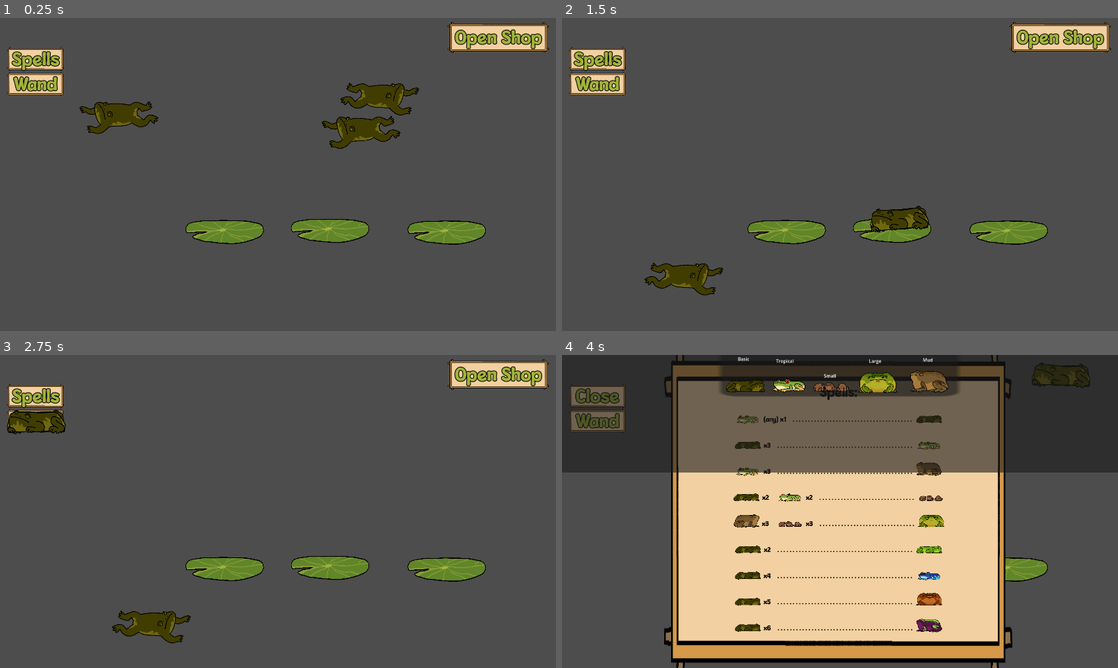
Above: before the commit, frames 1-4 (two rows, left to right).
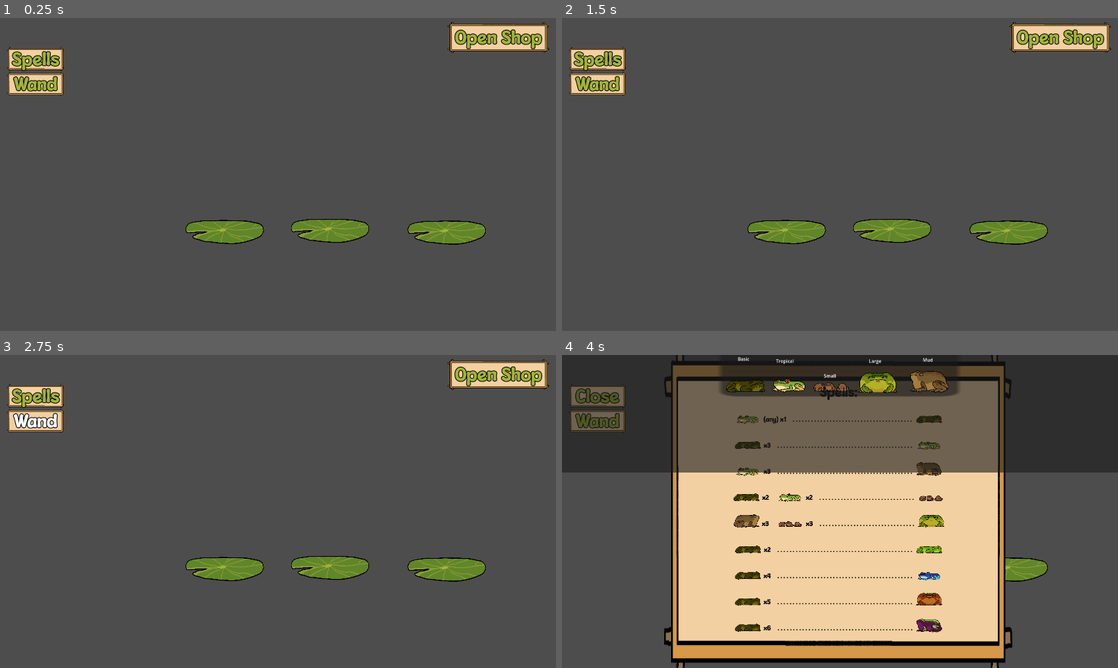
Above: after the commit, the same moments.

Repository: NotTom31/FroggeeToadems
Game: Godot game, scene res://Scenes/Levels/Test/Main-Scene-Tom.tscn
Same seed, same stepped clock (60 frames per second), same inputs: the game is played once before the commit and once after it. This scene is started directly instead of the project's main scene.
Inputs (mouse positions are in pixels of both pictures, inside the frame that each line leads up to):
- Up to frame 1 (0.25 s): no input
- Up to frame 2 (1.5 s): drag from (923, 165) to (845, 93) at 0.52 s; drag from (923, 284) to (845, 93) at 1.27 s
- Up to frame 3 (2.75 s): click "Wand" at 2 s
- Up to frame 4 (4 s): click "Spells" at 2.75 s; click "Open Shop" at 3.5 s

The runs differ from the first frame. In frame 1, 2.5% of the frame differs, in the area x 14-76%, y 20-42%; in frame 2, 1.5%; in frame 3, 1.5%; in frame 4, 0.6%.
Error before the commit: Invalid call. Nonexistent function 'set_wand_cursor' in base 'Window'. (res://Code/Managers/LevelManager.gd:267)
Error after the commit: Invalid call. Nonexistent function 'set_wand_cursor' in base 'Window'. (res://Code/Managers/LevelManager.gd:299)

Commit message:
Starter frog customization by level added to level manager

Diff:
--- a/Code/FrogLogic/frog_spawner.gd
+++ b/Code/FrogLogic/frog_spawner.gd
@@ -3,15 +3,22 @@
 
 @export var frog_scenes : Array[PackedScene]
 @export var lillypad_parent : Node2D
-@export var starting_frog_count : int
+@export var starting_frog_count = []
 var frog_parents : Array[Node2D]
 signal spawned_frog(frog : BasicFrog)
 
 # Called when the node enters the scene tree for the first time.
 func _ready() -> void:
 	frog_parents = [$BasicFrogs, $TropicalFrogs, $SmallFrogs, $FatFrogs, $MudFrogs, $BrightFrogs, $DartFrogs, $OrangeFrogs, $PurpleFrogs]
-	for i in starting_frog_count:
-		spawn_frog_random_loc(MagicManager.FrogType.BASIC)
+	# set starter frogs
+	starting_frog_count = []
+	if get_tree().root.get_child(0) is Main:
+		# at this point in instantiation only main.gd knows level num
+		var level = get_tree().root.get_child(0).level_num
+		# level manager stores starting frogs per level
+		starting_frog_count = get_tree().root.get_child(0).get_node("LevelManager").set_starter_frogs(level)
+		for i in starting_frog_count:
+			spawn_frog_random_loc(i)
 
 # Called every frame. 'delta' is the elapsed time since the previous frame.
 func _process(delta: float) -> void:
--- a/Code/Managers/LevelManager.gd
+++ b/Code/Managers/LevelManager.gd
@@ -11,6 +11,14 @@
 @export var frog_requests_6 : Array[MagicManager.FrogType]
 @export var frog_requests_7 : Array[MagicManager.FrogType]
 @export var frog_requests_8 : Array[MagicManager.FrogType]
+@export var starter_frogs_1 : Array[MagicManager.FrogType]
+@export var starter_frogs_2 : Array[MagicManager.FrogType]
+@export var starter_frogs_3 : Array[MagicManager.FrogType]
+@export var starter_frogs_4 : Array[MagicManager.FrogType]
+@export var starter_frogs_5 : Array[MagicManager.FrogType]
+@export var starter_frogs_6 : Array[MagicManager.FrogType]
+@export var starter_frogs_7 : Array[MagicManager.FrogType]
+@export var starter_frogs_8 : Array[MagicManager.FrogType]
 
 #@onready var win_screen = preload("res://Scenes/win_screen.tscn") as PackedScene
 
@@ -91,7 +99,31 @@
 		$WinScreen.visible = true
 	return is_win
 
-
+func set_starter_frogs(level_starter_frogs) -> Array:
+	var starter_frogs = []
+
+	# Use the stored current_level_num
+	match level_starter_frogs:
+		0:
+			starter_frogs = starter_frogs_1
+		1:
+			starter_frogs = starter_frogs_2
+		2:
+			starter_frogs = starter_frogs_3
+		3:
+			starter_frogs = starter_frogs_4
+		4:
+			starter_frogs = starter_frogs_5
+		5:
+			starter_frogs = starter_frogs_6
+		6:
+			starter_frogs = starter_frogs_7
+		7:
+			starter_frogs = starter_frogs_8
+		_:
+			# if fail, use first level frogs
+			starter_frogs = starter_frogs_1
+	return starter_frogs
 
 #func _process(delta: float) -> void:
 #	check_for_game_over()
--- a/Scenes/Frogs/frog_spawner.tscn
+++ b/Scenes/Frogs/frog_spawner.tscn
@@ -17,7 +17,6 @@
 [node name="FrogSpawner" type="Node2D"]
 script = ExtResource("1_4lyrf")
 frog_scenes = Array[PackedScene]([ExtResource("2_02rqu"), ExtResource("3_jj3p0"), ExtResource("4_t7haa"), ExtResource("5_1xgr4"), ExtResource("6_ur5lr"), ExtResource("7_d1d61"), ExtResource("8_364qh"), ExtResource("9_lsugp"), ExtResource("10_ahrss")])
-starting_frog_count = 3
 
 [node name="SpawnArea" type="Area2D" parent="."]
 
--- a/Scenes/Levels/Test/Main-Scene-Tom.tscn
+++ b/Scenes/Levels/Test/Main-Scene-Tom.tscn
@@ -30,6 +30,14 @@
 frog_requests_6 = Array[int]([3])
 frog_requests_7 = Array[int]([2, 2, 2, 2, 2, 2, 3])
 frog_requests_8 = Array[int]([3, 3, 4, 4, 4, 4, 0, 0, 0])
+starter_frogs_1 = Array[int]([0])
+starter_frogs_2 = Array[int]([0, 0])
+starter_frogs_3 = Array[int]([0, 0, 0])
+starter_frogs_4 = Array[int]([0, 0, 0, 0])
+starter_frogs_5 = Array[int]([0, 0, 0, 0, 0])
+starter_frogs_6 = Array[int]([0, 0, 0, 0, 0, 0])
+starter_frogs_7 = Array[int]([0, 0, 0, 0, 0, 0, 0])
+starter_frogs_8 = Array[int]([0, 0, 0, 0, 0, 0, 0, 0])
 
 [node name="MagicManager" parent="." instance=ExtResource("2_k1b8b")]
 
